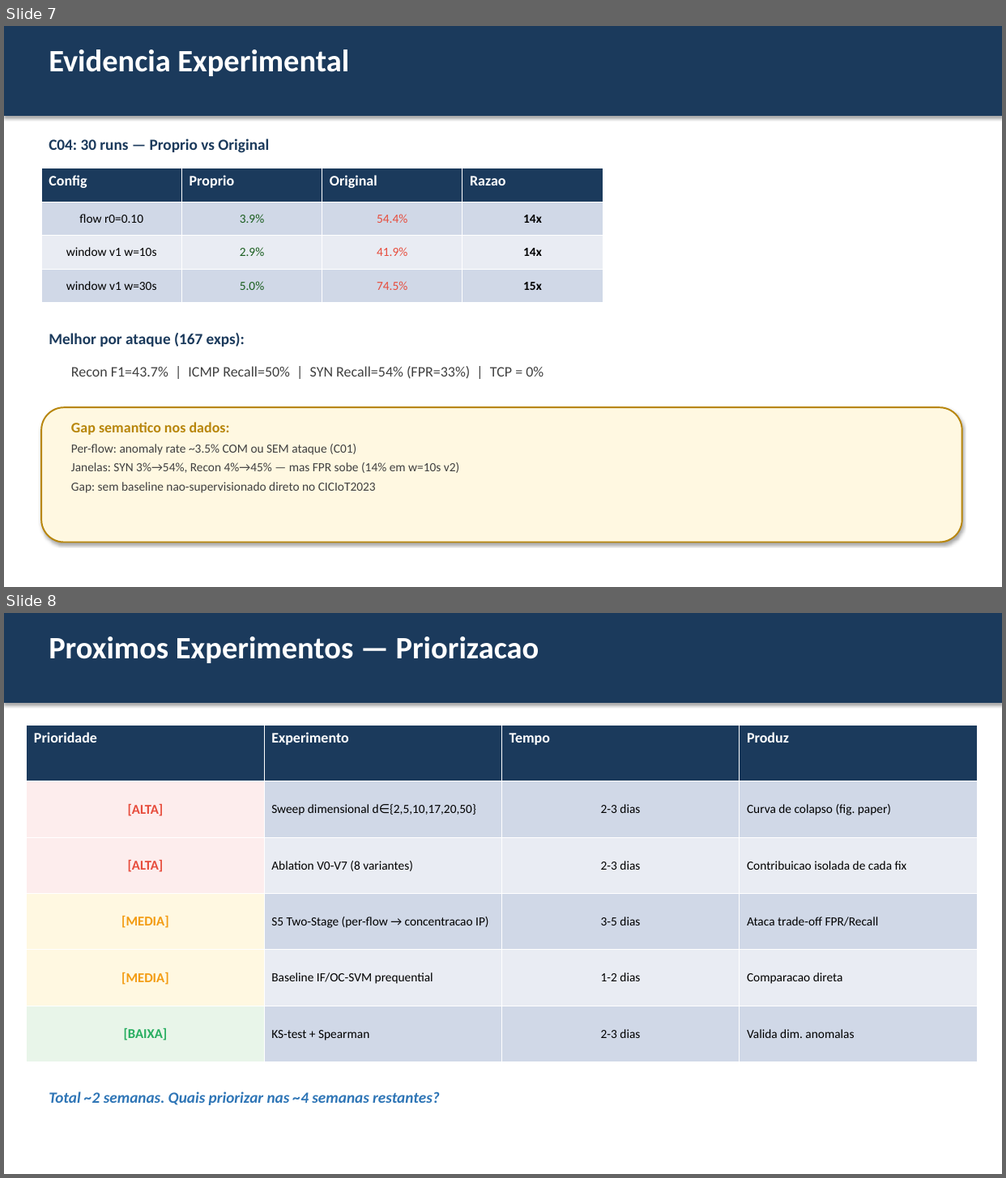
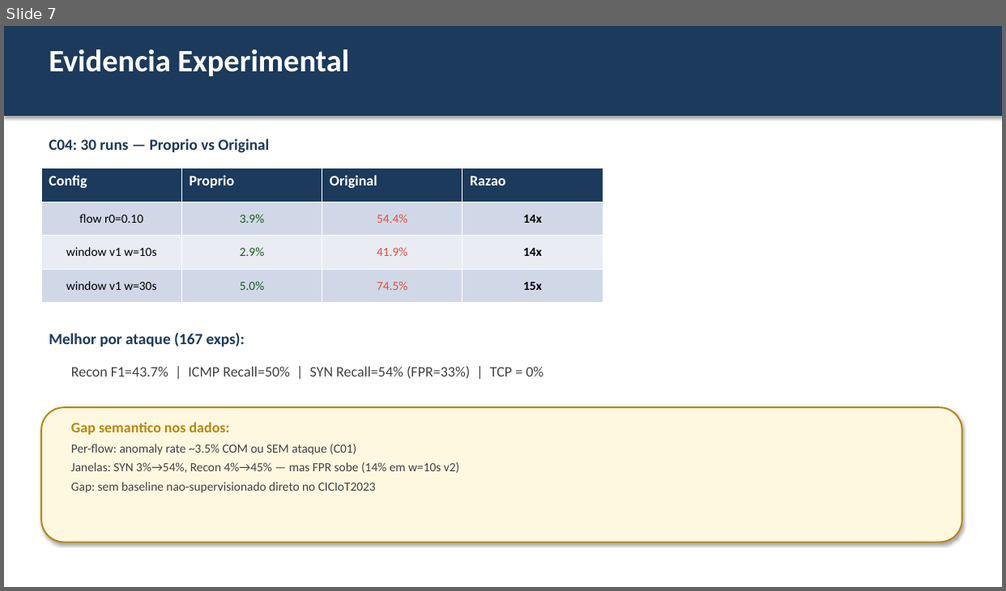
Before and after one commit to agvicente/final-project, a slide deck: docs/meeting/2026-04-17-main-advisor/2026-04-17-main-advisor.pptx. Shown one above the other, each under a label of ours: slides 7 and 8 before the commit, slide 7 after it. The pictures are 1006x1178 and 1006x591 pixels, drawn with LibreOffice and Linux fonts; fonts in the diff are those of the drawing. Boxes give left, top, right and bottom in pixels: in the first picture for what was removed or moved away, otherwise in the second. Text is boxed around its words. In the diff, an @@ line names an element or a change of style, - is before the commit and + after.

```diff
--- a/docs/meeting/2026-04-17-main-advisor/2026-04-17-main-advisor.pptx
+++ b/docs/meeting/2026-04-17-main-advisor/2026-04-17-main-advisor.pptx
@@ slide 8 removed at [4,613,1002,1174], background #FFFFFF @@
@@ rectangle removed at [4,613,1002,703] @@
@@ text removed at [49,636,539,663] @@
-Proximos Experimentos — Priorizacao
@@ table removed at [27,726,976,1063], 6 rows, 4 columns @@
-Prioridade | Experimento | Tempo | Produz
-[ALTA] | Sweep dimensional d∈{2,5,10,17,20,50} | 2-3 dias | Curva de colapso (fig. paper)
-[ALTA] | Ablation V0-V7 (8 variantes) | 2-3 dias | Contribuicao isolada de cada fix
-[MEDIA] | S5 Two-Stage (per-flow → concentracao IP) | 3-5 dias | Ataca trade-off FPR/Recall
-[MEDIA] | Baseline IF/OC-SVM prequential | 1-2 dias | Comparacao direta
-[BAIXA] | KS-test + Spearman | 2-3 dias | Valida dim. anomalas
@@ text removed at [49,1092,440,1105] @@
-Total ~2 semanas. Quais priorizar nas ~4 semanas restantes?
```
Also in this commit, not shown: 1 slide changed, 1 slide added, 2 other files.
